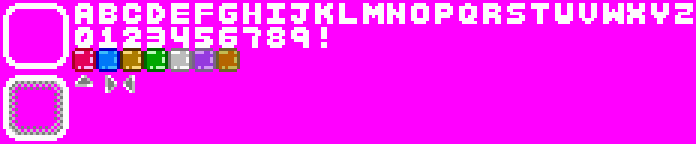
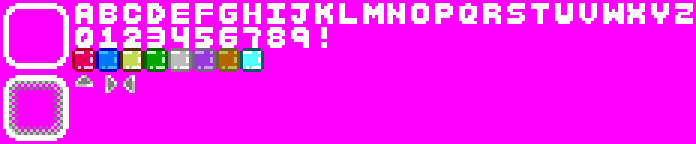
Revision of a layered 696×144 image; what changed, layer by layer:
painted on "Layer" over box(123, 48, 264, 72)
